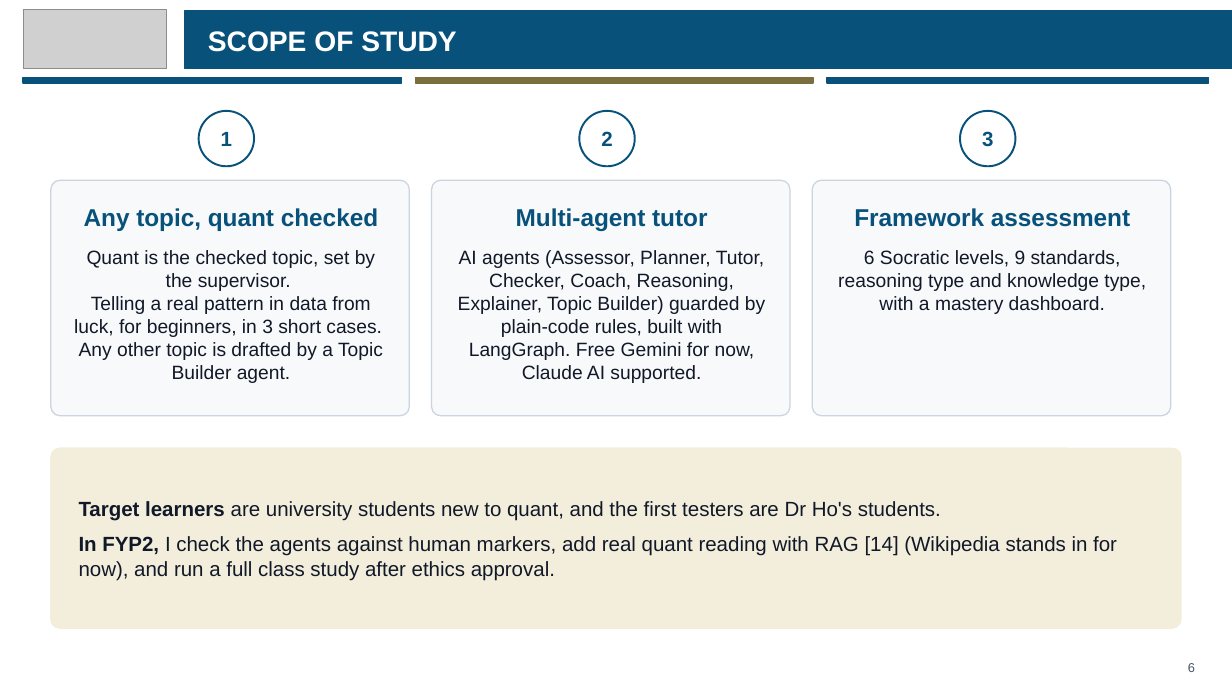
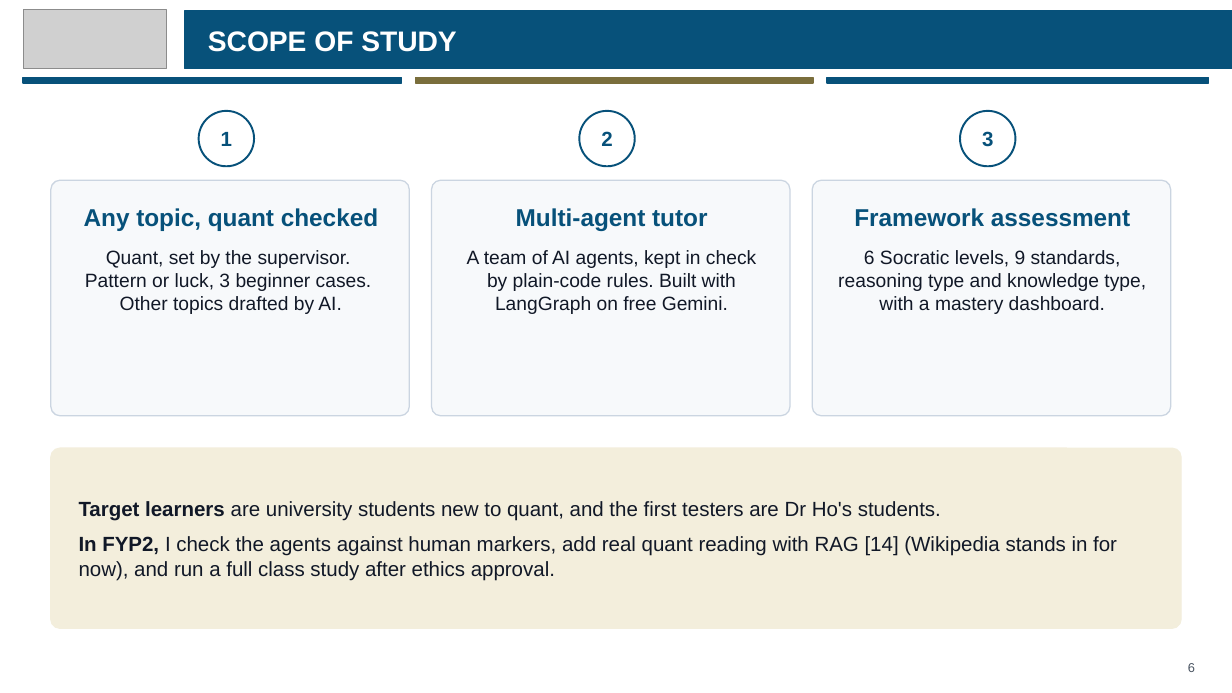
Before and after one commit to eusoffamir/Socratic-AI, a slide deck: slide 6 of docs/defence/Socratic AI Proposal Defence.pptx. Drawn at 1232x693 pixels with LibreOffice and Linux fonts; fonts in the diff are those of the drawing; grey boxes stand for pictures. Boxes give left, top, right and bottom in pixels: in the first picture for what was removed or moved away, otherwise in the second. Text is boxed around its words. In the diff, an @@ line names an element or a change of style, - is before the commit and + after.

```diff
--- a/docs/defence/Socratic AI Proposal Defence.pptx
+++ b/docs/defence/Socratic AI Proposal Defence.pptx
@@ text at box(85, 250, 372, 314): text changed @@
-Quant is the checked topic, set by the supervisor.
-Telling a real pattern in data from luck, for beginners, in 3 short cases.
-Any other topic is drafted by a Topic Builder agent.
+Quant, set by the supervisor.
+Pattern or luck, 3 beginner cases.
+Other topics drafted by AI.
@@ text at box(467, 250, 756, 314): text changed @@
-AI agents (Assessor, Planner, Tutor, Checker, Coach, Reasoning, Explainer, Topic Builder) guarded by plain-code rules, built with LangGraph. Free Gemini for now, Claude AI supported.
+A team of AI agents, kept in check by plain-code rules. Built with LangGraph on free Gemini.
```
Also in this commit, not shown: 1 other file.
